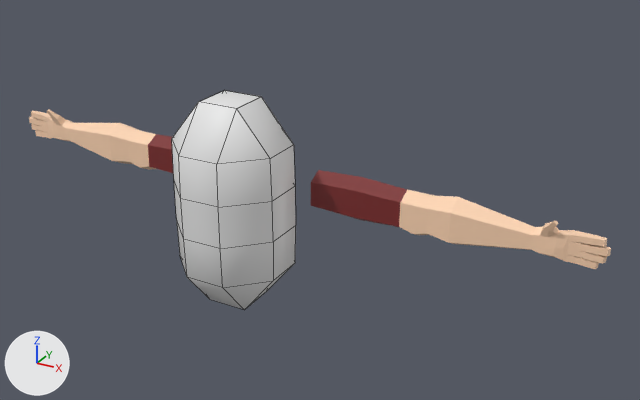
A saved change to the FBX model Art/character.fbx.
Rendered twice from a 50 mm lens placed at (4.37, -6.28, 3.35), pointed at (0.64, 0.49, -0.03). The axes (+X, +Y, +Z) are drawn at lower left. The lights are the same throughout. Mesh edges are drawn as thin lines on the coarser meshes. Where no turn or scale is listed for an object, it has been applied to the vertices.

Before the edit, the objects in view are built like this:
```python
me_cube_003 = bpy.data.meshes.new('Cube.003')
me_cube_003.from_pydata(...)  # 554 vertices, 610 faces; spans x -3.3..3.3, y 0.5..0.85, z -0.27..0.31
me_cube_003.materials.append(mat_skin)  # picture img_base_color_palette_diffuse_png
me_mball = bpy.data.meshes.new('Mball')
me_mball.from_pydata(...)  # 56 vertices, 58 faces; spans x -0.54..0.54, y -0.54..0.54, z -1.0..1.0
me_mball.materials.append(mat_none)  # white #e7e7e7
ob_cube = bpy.data.objects.new('Cube', me_cube_003)
ob_cube.location = (0.0, 0.004, 0.0)
ob_mball = bpy.data.objects.new('Mball', me_mball)
ob_mball.location = (0.0, 0.0, 0.0)
```
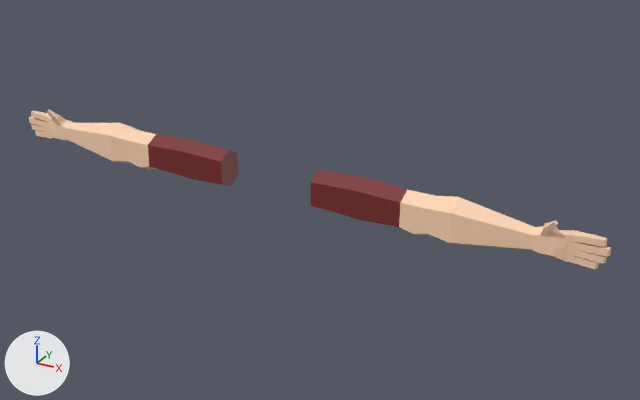
Boxes (x1, y1, x2, y2) around the edits, measured in the pictures (640 x 400 px):
'Mball', deleted: before (172, 90, 296, 310)

Patch to the scene script:
```diff
--- a/Art/character.fbx.py
+++ b/Art/character.fbx.py
@@ ob_mball @@
-ob_mball = bpy.data.objects.new('Mball', me_mball)
-ob_mball.location = (0.0, 0.0, 0.0)
```
